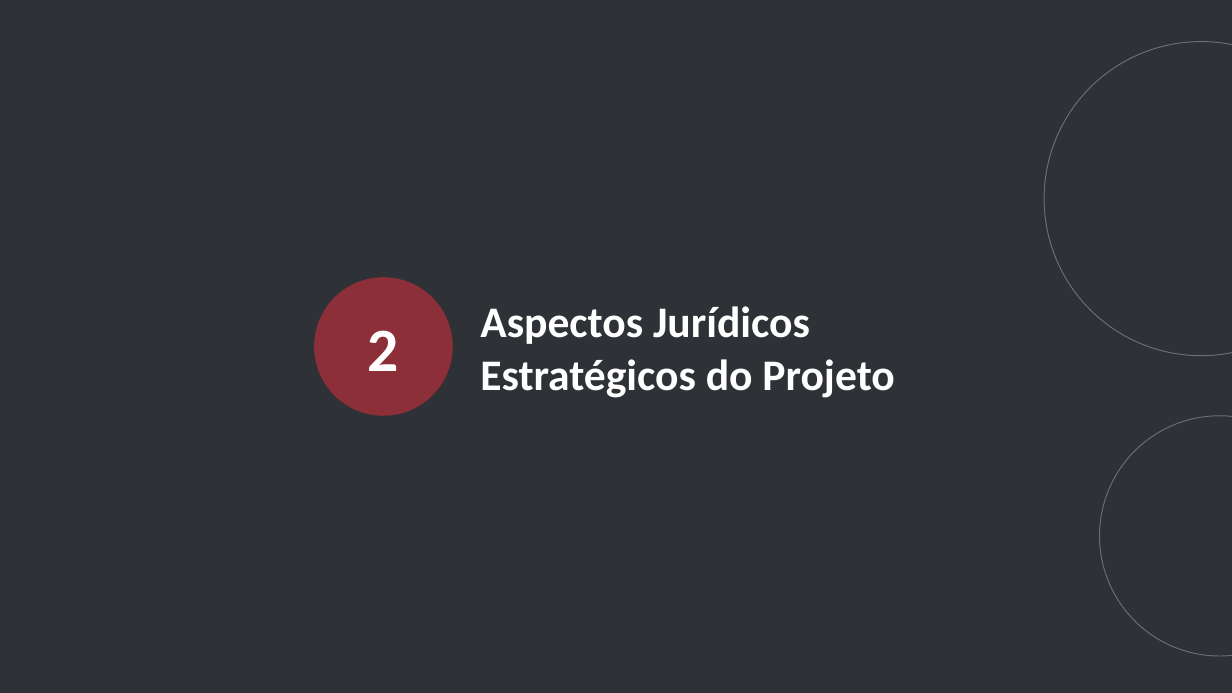
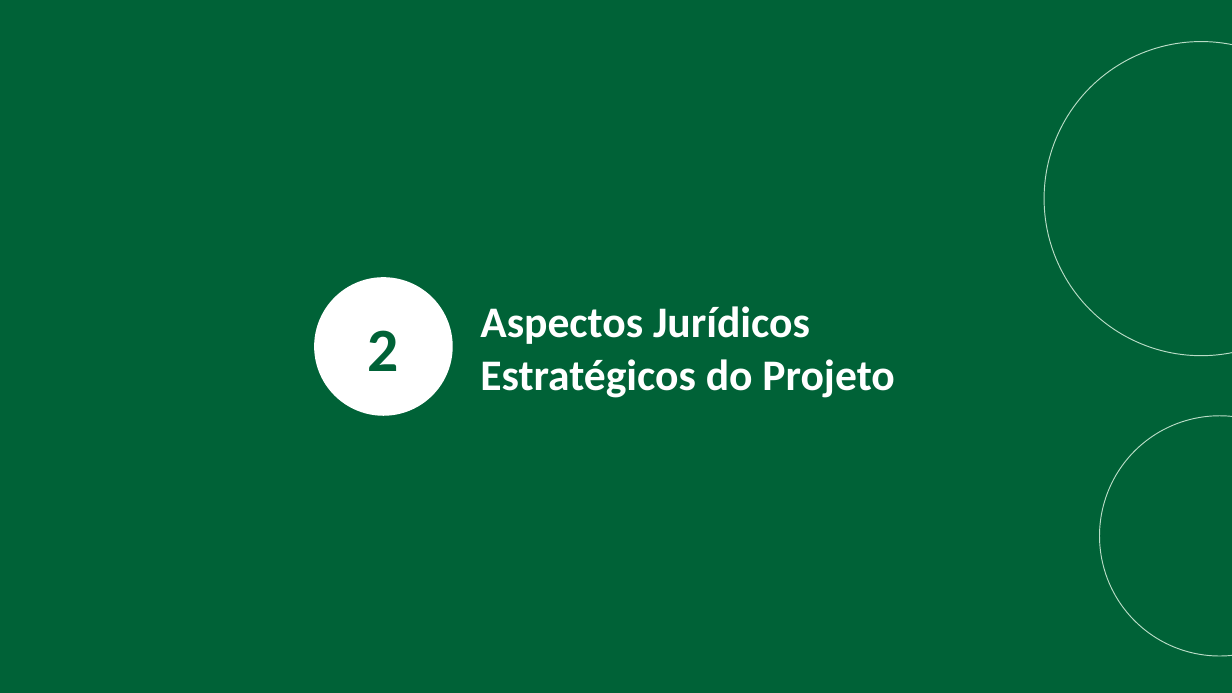
Before and after one commit to matheusdagostino-cyber/Solvi, a slide deck: slide 4 of concessoes/consaude-conc-2026/output/pontos-de-atencao-2026-10-08.pptx. Drawn at 1232x693 pixels with LibreOffice and Linux fonts; fonts in the diff are those of the drawing. Boxes give left, top, right and bottom in pixels: in the first picture for what was removed or moved away, otherwise in the second. Text is boxed around its words. In the diff, an @@ line names an element or a change of style, - is before the commit and + after.

```diff
--- a/concessoes/consaude-conc-2026/output/pontos-de-atencao-2026-10-08.pptx
+++ b/concessoes/consaude-conc-2026/output/pontos-de-atencao-2026-10-08.pptx
@@ background #2E3236 to #006237 @@
@@ ellipse at (1044, 42, 1232, 356): outline #6B7076 0.75 pt to #B9DCC6 0.75 pt @@
@@ text "2" at (368, 330, 399, 371): text colour #FFFFFF to #006237 @@
@@ ellipse at (314, 277, 453, 416): fill #8C2F39 to #FFFFFF @@
@@ ellipse at (1100, 416, 1232, 656): outline #6B7076 0.75 pt to #B9DCC6 0.75 pt @@
```
Also in this commit, not shown: 20 other slides changed, 1 other file.
